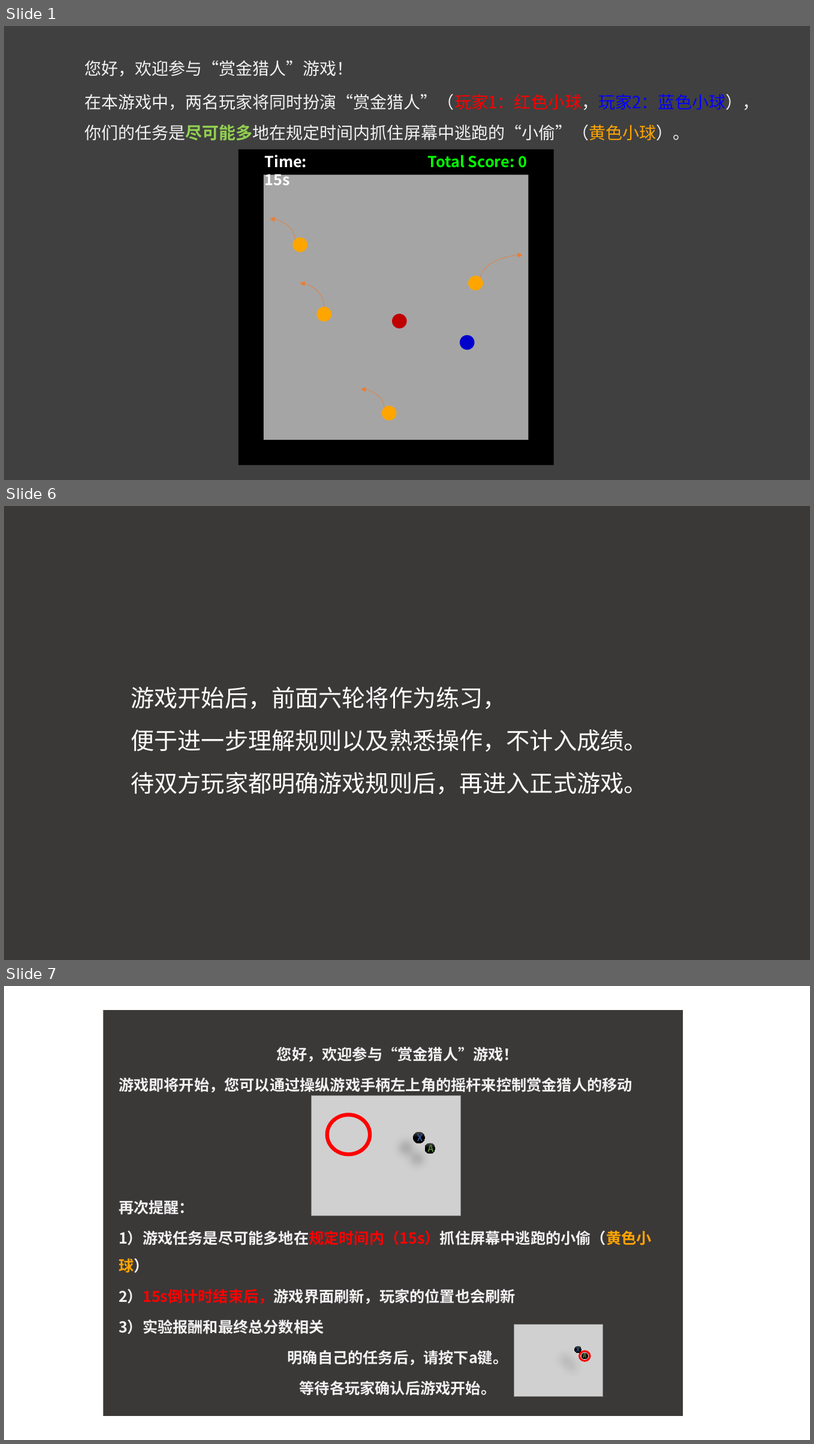
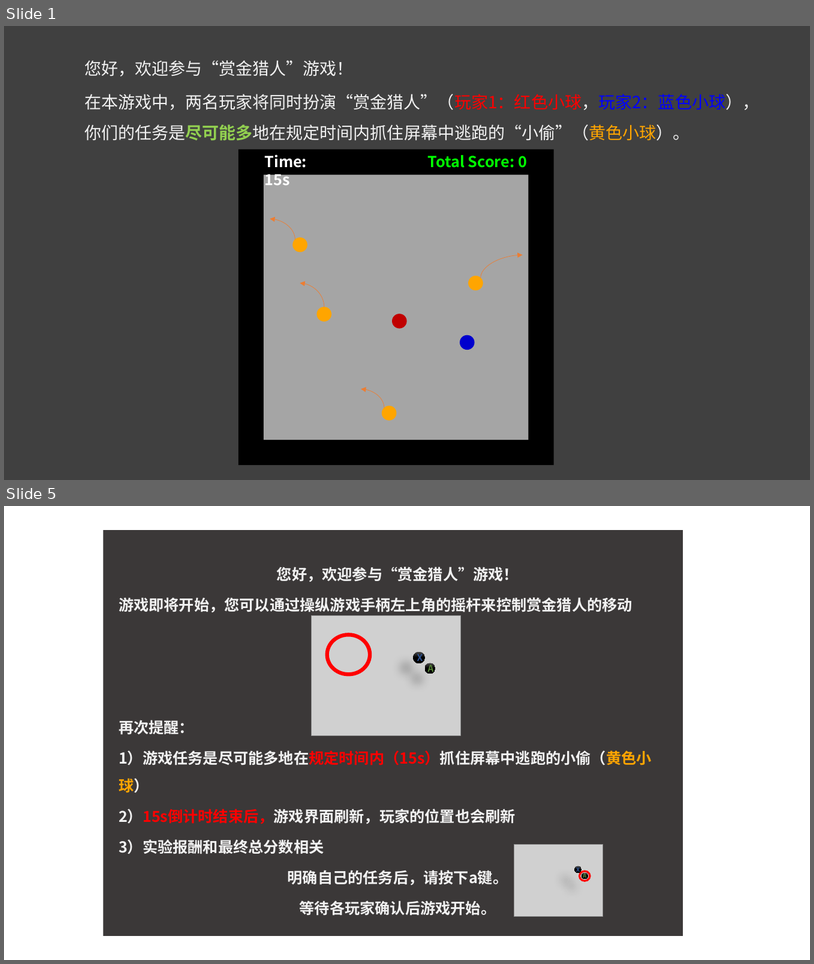
Before and after one commit to ChenyaGu/imagineWeCooperation, a slide deck: pictures/introduction.pptx. Shown one above the other, each under a label of ours: slides 1, 6 and 7 before the commit, slides 1 and 5 after it; the slides between them are not shown. The pictures are 814x1444 and 814x964 pixels, drawn with LibreOffice and Linux fonts; fonts in the diff are those of the drawing; grey boxes stand for pictures. Boxes give left, top, right and bottom in pixels: in the first picture for what was removed or moved away, otherwise in the second. Text is boxed around its words. In the diff, an @@ line names an element or a change of style, - is before the commit and + after.

```diff
--- a/pictures/introduction.pptx
+++ b/pictures/introduction.pptx
@@ slide 6 removed at (4,506,810,960), background #FFFFFF @@
@@ rectangle removed at (4,506,810,960) @@
-        游戏开始后，前面六轮将作为练习，
-        便于进一步理解规则以及熟悉操作，不计入成绩。
-        待双方玩家都明确游戏规则后，再进入正式游戏。
@@ what was slide 7 is now slide 5 @@
```
Also in this commit, not shown: 3 slides changed, 1 slide added, 1 other slide removed, 2 other files.
